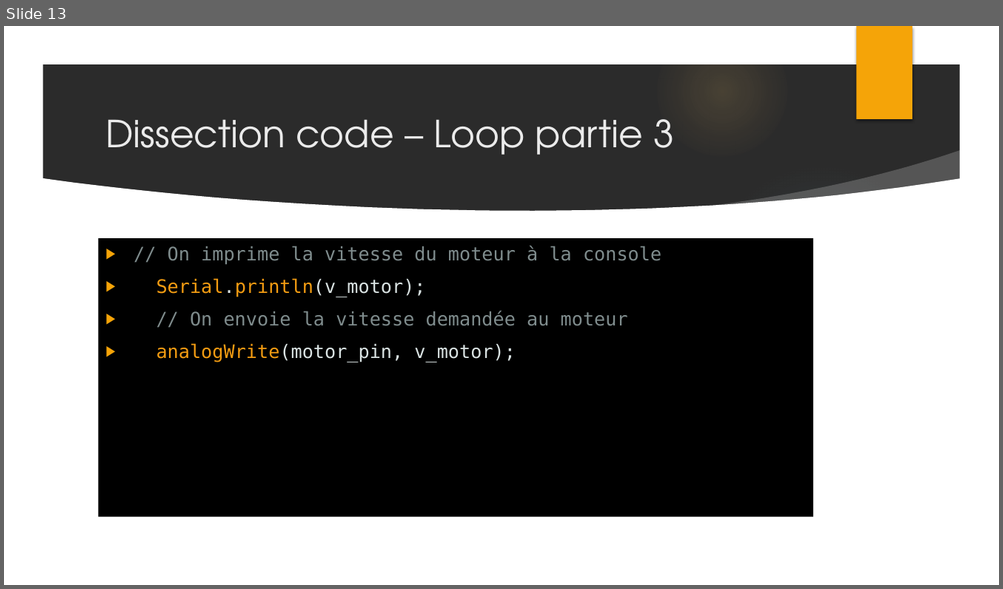
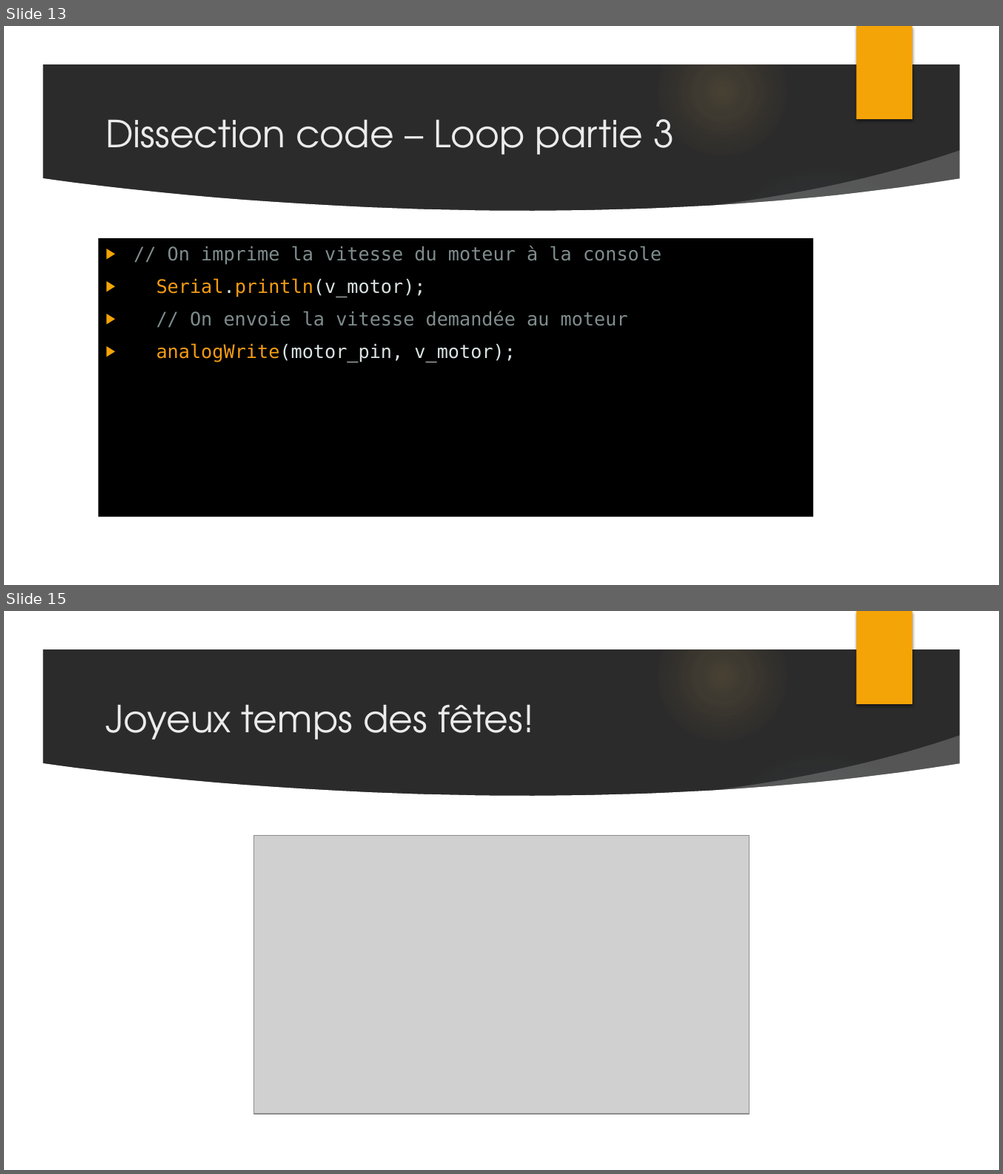
Before and after one commit to FelixAntoineCote/Physique_Electronique, a slide deck: Projet_de_conception/Projet de Conception.pptx. Shown one above the other, each under a label of ours: slide 13 before the commit, slides 13 and 15 after it; the slides between them are not shown. The pictures are 1003x589 and 1003x1174 pixels, drawn with LibreOffice and Linux fonts; fonts in the diff are those of the drawing; grey boxes stand for pictures; background and template pictures are left out; a plain dark background stands for a picture behind light text. Boxes give left, top, right and bottom in pixels: in the first picture for what was removed or moved away, otherwise in the second. Text is boxed around its words. In the diff, an @@ line names an element or a change of style, - is before the commit and + after.

```diff
--- a/Projet_de_conception/Projet de Conception.pptx
+++ b/Projet_de_conception/Projet de Conception.pptx
@@ slide 15 added at (4,611,999,1170), background picture (left out); not listed: 10 template elements that a slide beside it also shows @@
@@ title added at (105,704,534,740), 36 pt, text #EBEBEB @@
+Joyeux temps des fêtes!
@@ picture added at (254,835,749,1115) @@
```
Also in this commit, not shown: 1 slide changed, 2 other files.
